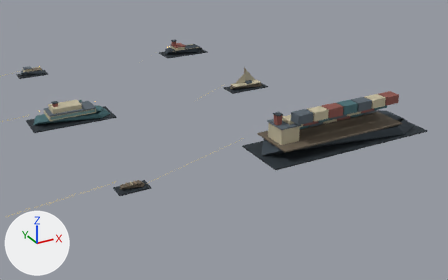
Two versions of the Blender file models/ships/gotham_harbor_fleet.blend, one commit apart.
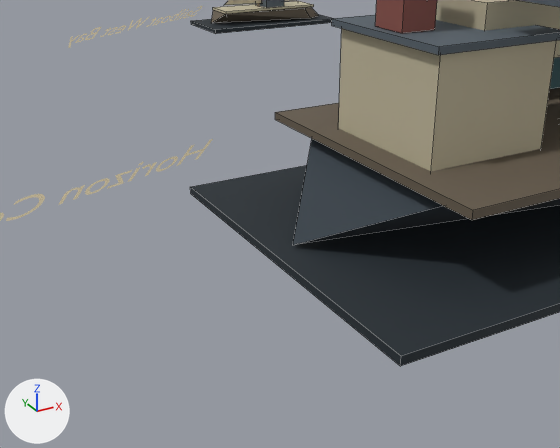
Each version is shown from a 50 mm lens placed at (-7.4, -97.4, 38.5), pointed at (32.7, -24.6, 2.1), then close up from a 50 mm lens placed at (29.3, -41.4, 7.3), pointed at (36.8, -27.7, 0.4). Every picture has the same lights, and +X, +Y and +Z are marked at lower left. The older version's two pictures come first. The close-ups show mesh edges as thin lines.

Script lines for the objects in view, before the commit:
```python
me_container_ship_hull_mesh_008 = bpy.data.meshes.new('Container_ship_hull_mesh.008')
me_container_ship_hull_mesh_008.from_pydata(...)  # 14 vertices, 10 faces; spans x -14.0..14.0, y -4.1..4.1, z 0.0..1.6
me_container_ship_hull_mesh_008.materials.append(mat_gotham___graphite_hull_008)  # dark blue #303b44
me_hero_container_mesh_175 = bpy.data.meshes.new('Hero_container_mesh.175')
me_hero_container_mesh_175.from_pydata(...)  # a box spanning x -9.95..-7.45, y -0.98..0.98, z 3.67..5.03
me_hero_container_mesh_175.materials.append(mat_gotham___fog_ivory_008)  # beige #c1b89c
me_horizon_container_ship_narrows_display_marker_mesh_001 = bpy.data.meshes.new('Horizon_Container_Ship_Narrows_display_marker_mesh.001')
me_horizon_container_ship_narrows_display_marker_mesh_001.from_pydata(...)  # a box spanning x -14.5..14.5, y -4.6..4.6, z -0.3..-0.1
me_horizon_container_ship_narrows_display_marker_mesh_001.materials.append(mat_gotham___deep_hull_shadow_008)  # dark blue #202a31
ob_container_ship_hull_003 = bpy.data.objects.new('Container_ship_hull.003', me_container_ship_hull_mesh_008)
ob_container_ship_hull_003.parent = ob_horizon_container_ship_narrows
ob_container_ship_hull_003.location = (0.0, 0.0, 0.0)
ob_hero_container_070 = bpy.data.objects.new('Hero_container.070', me_hero_container_mesh_175)
ob_hero_container_070.parent = ob_horizon_container_ship_narrows
ob_hero_container_070.location = (0.0, 0.0, 0.0)
ob_horizon_container_ship_narrows_display_marker = bpy.data.objects.new('Horizon_Container_Ship_Narrows_display_marker', me_horizon_container_ship_narrows_display_marker_mesh_001)
ob_horizon_container_ship_narrows_display_marker.parent = ob_horizon_container_ship_narrows
ob_horizon_container_ship_narrows_display_marker.location = (0.0, 0.0, 0.0)
# also in view: 'Sailboat_West_Bay_display_marker' at (51.0, 0.0, -0.2); 'Sailboat_hull.003' at (51.0, 0.0, 0.3); 'Ship_bridge_roof.003' at (40.8, -28.0, 4.4); 'Sailboat_deck.003' at (51.0, 0.0, 0.6); 'Ship_funnel.003' at (39.7, -28.0, 5.2)
```
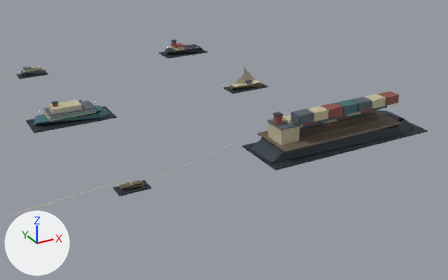
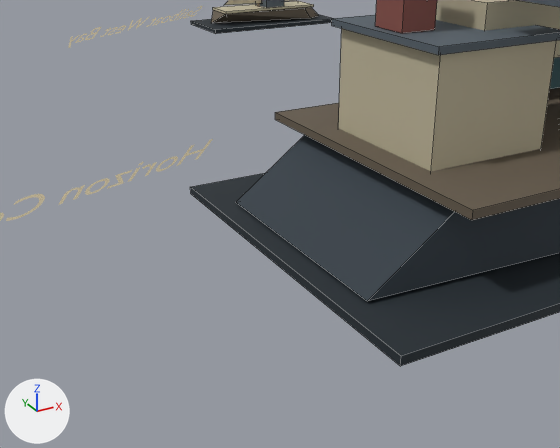
Where the change shows, as pixel boxes (x1, y1, x2, y2) in the close-ups (560 x 448 px):
'Container_ship_hull.003', reshaped: before (293, 139, 560, 245); after (236, 135, 560, 301)

Edits to the bpy script that builds the scene:
```text
Change me_container_ship_hull_mesh_008:
    where me_container_ship_hull_mesh_008.from_pydata(...)  # 14 vertices, 10 faces; spans x -14.0..14.0, y -4.1..4.1, z 0.0..1.6
    used by ob_container_ship_hull_003; parent = ob_horizon_container_ship_narrows; location = (0.0, 0.0, 0.0)
    me_container_ship_hull_mesh_008 part 1
    me_container_ship_hull_mesh_008.vertices[0].co: (-14.0, 0.0, 0.0) -> (-14.0, 2.9, 0.0)  # pixel (292, 245) -> pixel (235, 202)
    me_container_ship_hull_mesh_008.vertices[5].co: (-14.0, 0.0, 0.0) -> (-14.0, -2.9, 0.0)  # pixel (292, 245) -> pixel (367, 301)
```
